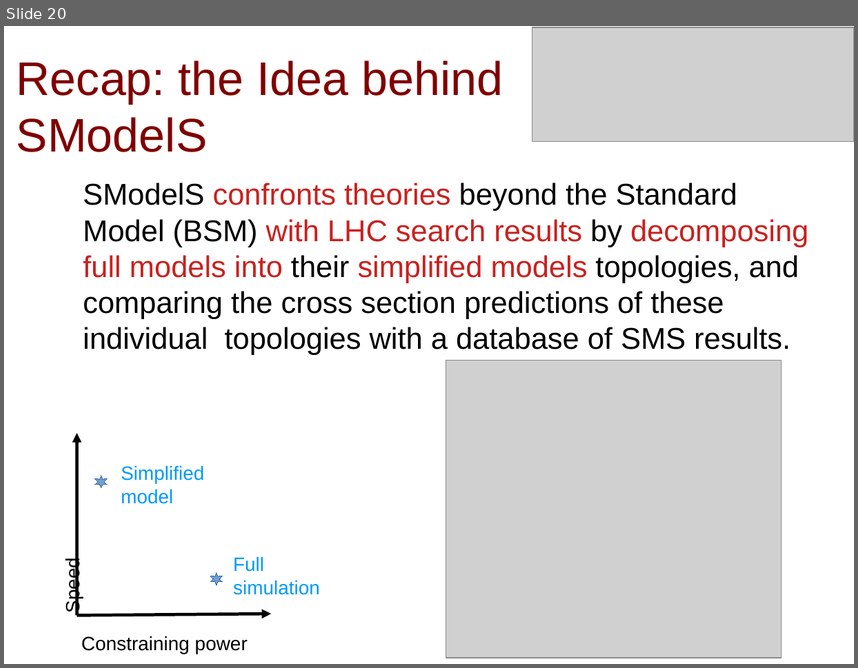
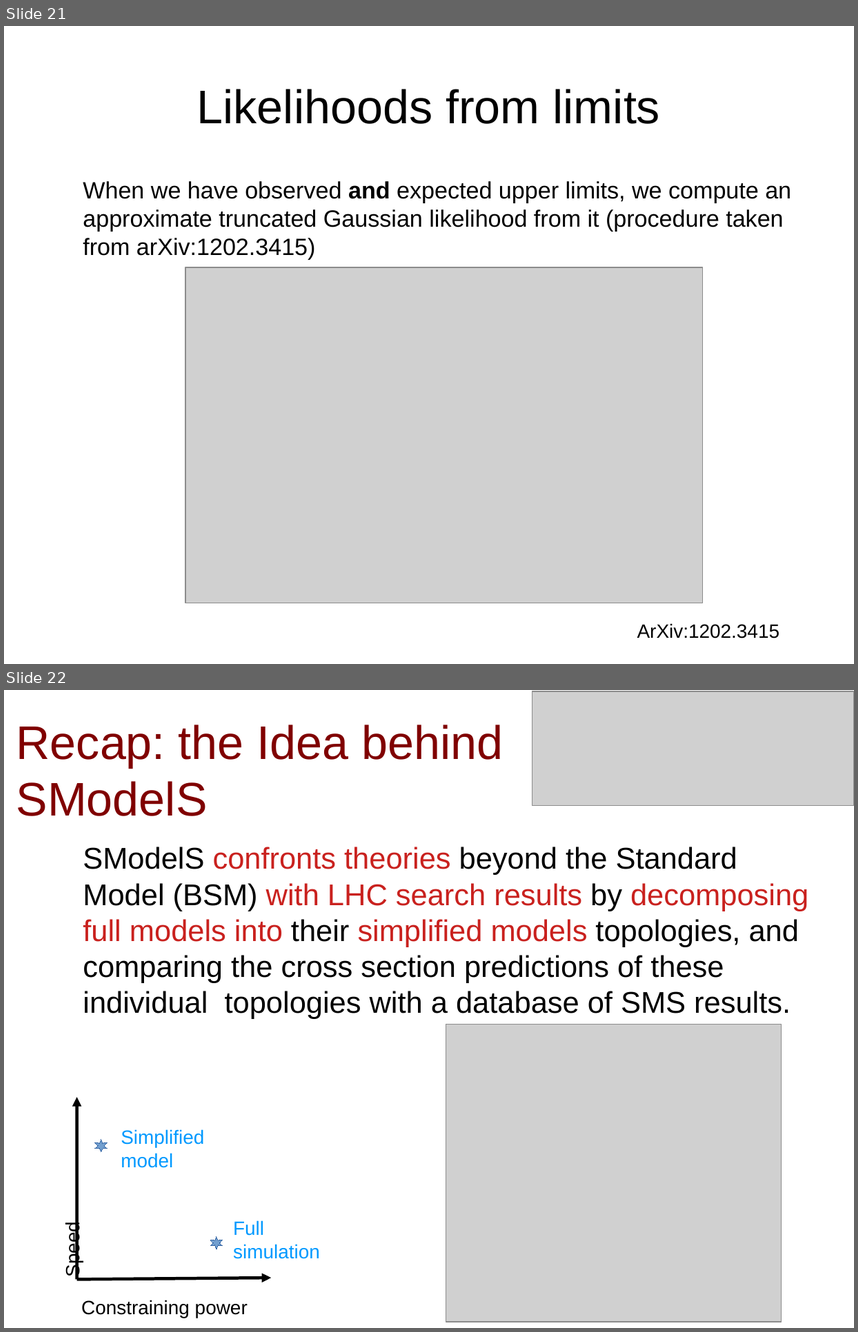
Before and after one commit to SModelS/smodels-utils, a slide deck: combinations/amb.odp. Shown one above the other, each under a label of ours: slide 20 before the commit, slides 21 and 22 after it. The pictures are 858x668 and 858x1332 pixels, drawn with LibreOffice and Linux fonts; fonts in the diff are those of the drawing; grey boxes stand for pictures. Boxes give left, top, right and bottom in pixels: in the first picture for what was removed or moved away, otherwise in the second. Text is boxed around its words. In the diff, an @@ line names an element or a change of style, - is before the commit and + after.

Commit message:
added llhds from limits slide

```diff
--- a/combinations/amb.odp
+++ b/combinations/amb.odp
@@ slide 21 added at (4,26,854,664), background #FFFFFF @@
@@ title added at (197,89,660,124), 44 pt, text #000000 @@
+Likelihoods from limits
@@ text added at (83,181,791,260), 22 pt, text #000000 @@
+When we have observed and expected upper limits, we compute an approximate truncated Gaussian likelihood from it (procedure taken from arXiv:1202.3415)
@@ picture added at (185,267,702,603) @@
@@ text added at (637,624,780,639), 18 pt, text #000000 @@
+ArXiv:1202.3415
@@ what was slide 20 is now slide 22 @@
```
Also in this commit, not shown: 1 slide changed, 1 other slide added, 2 other files.
